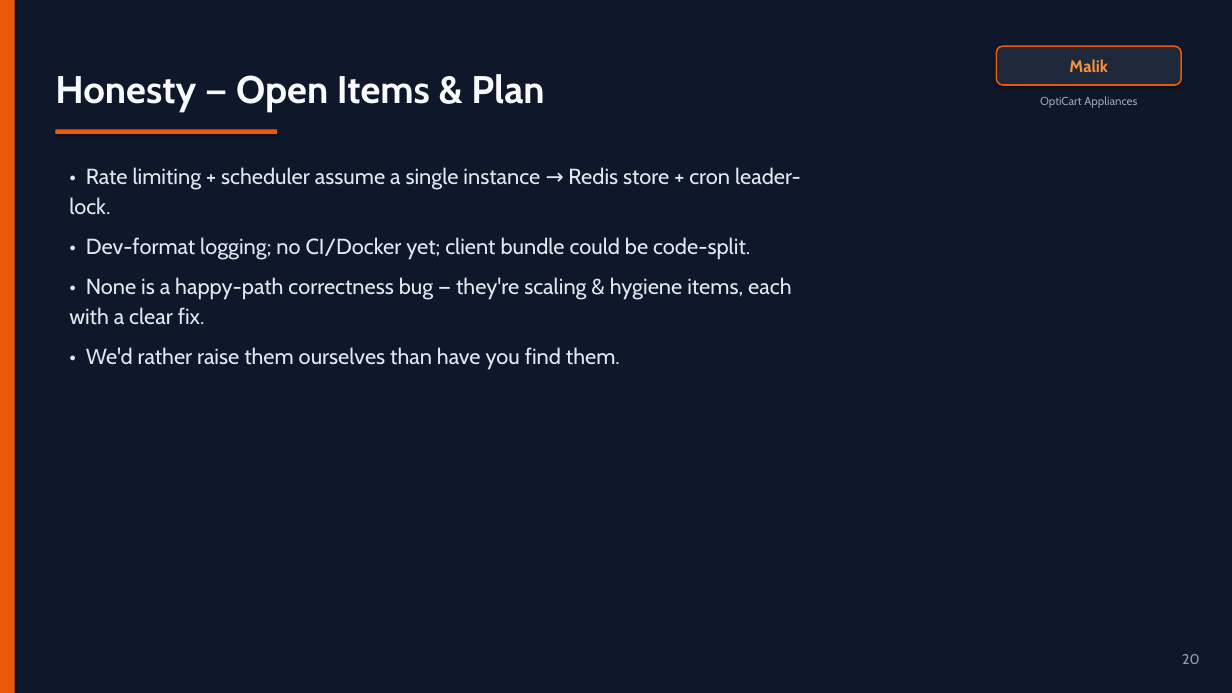
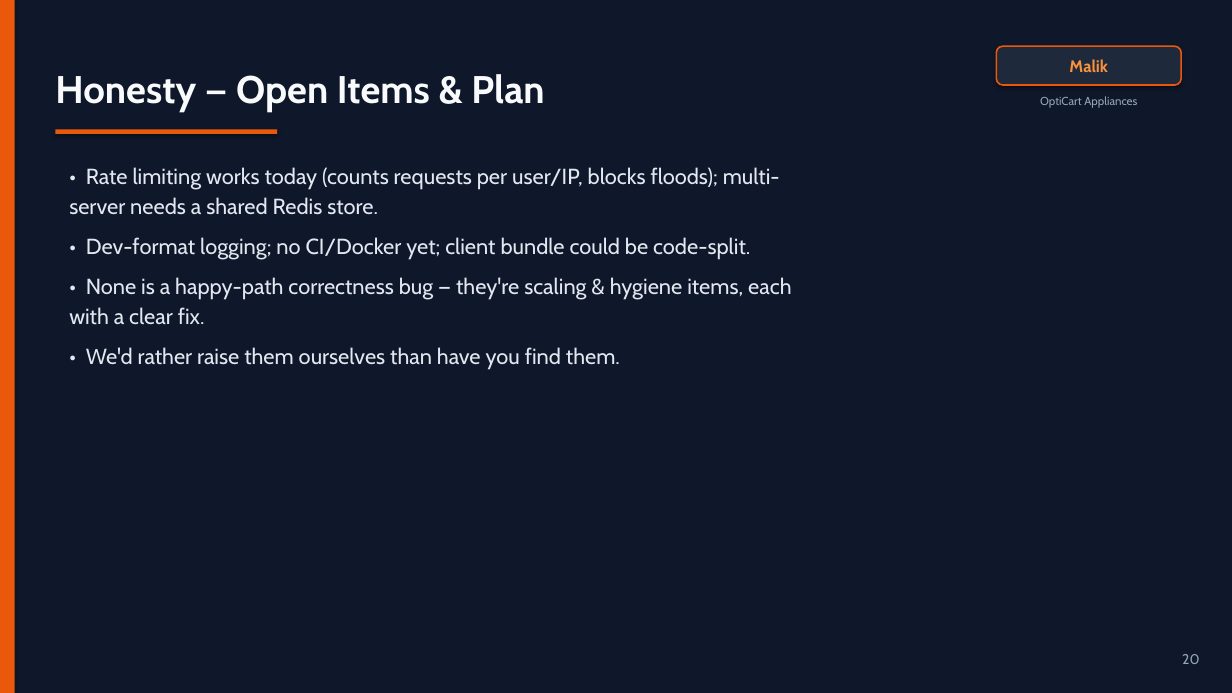
Before and after one commit to malik-halimeh/1stMERNpresentation, a slide deck: slide 20 of presentation/OptiCart_Main.pptx. Drawn at 1232x693 pixels with LibreOffice and Linux fonts; fonts in the diff are those of the drawing. Boxes give left, top, right and bottom in pixels: in the first picture for what was removed or moved away, otherwise in the second. Text is boxed around its words. In the diff, an @@ line names an element or a change of style, - is before the commit and + after.

```diff
--- a/presentation/OptiCart_Main.pptx
+++ b/presentation/OptiCart_Main.pptx
@@ text at [69, 167, 780, 215]: text changed @@
-• Rate limiting + scheduler assume a single instance → Redis store + cron leader-lock.
+• Rate limiting works today (counts requests per user/IP, blocks floods); multi-server needs a shared Redis store.
```
Also in this commit, not shown: 1 other slide changed, 4 other files.
